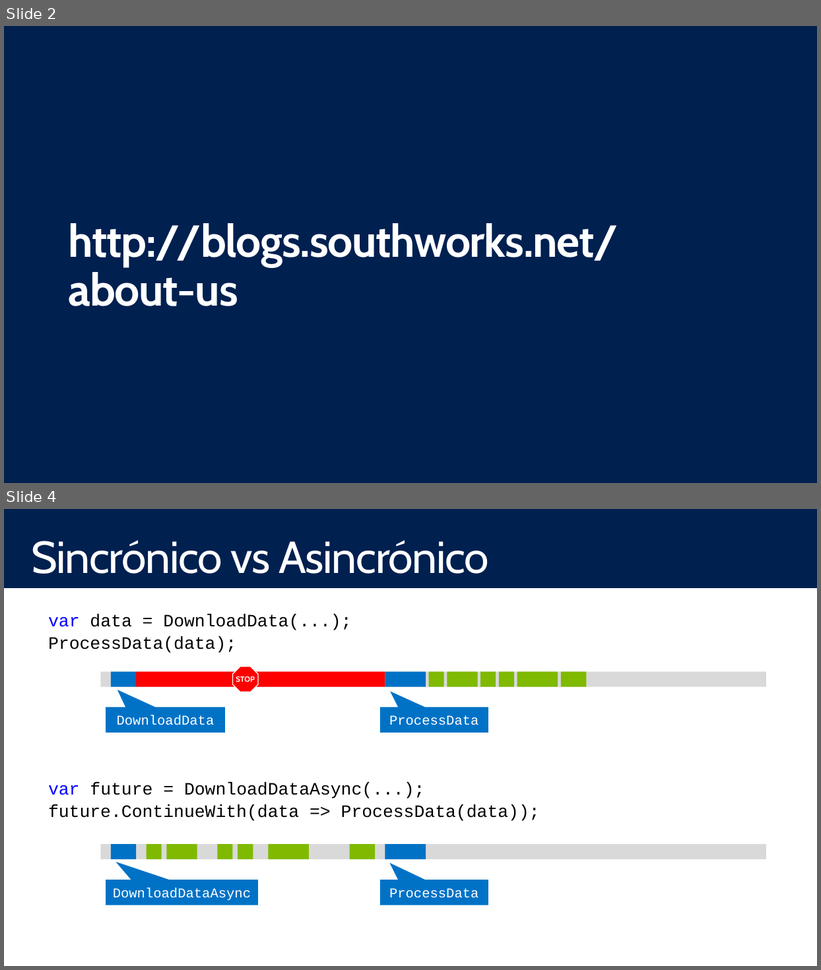
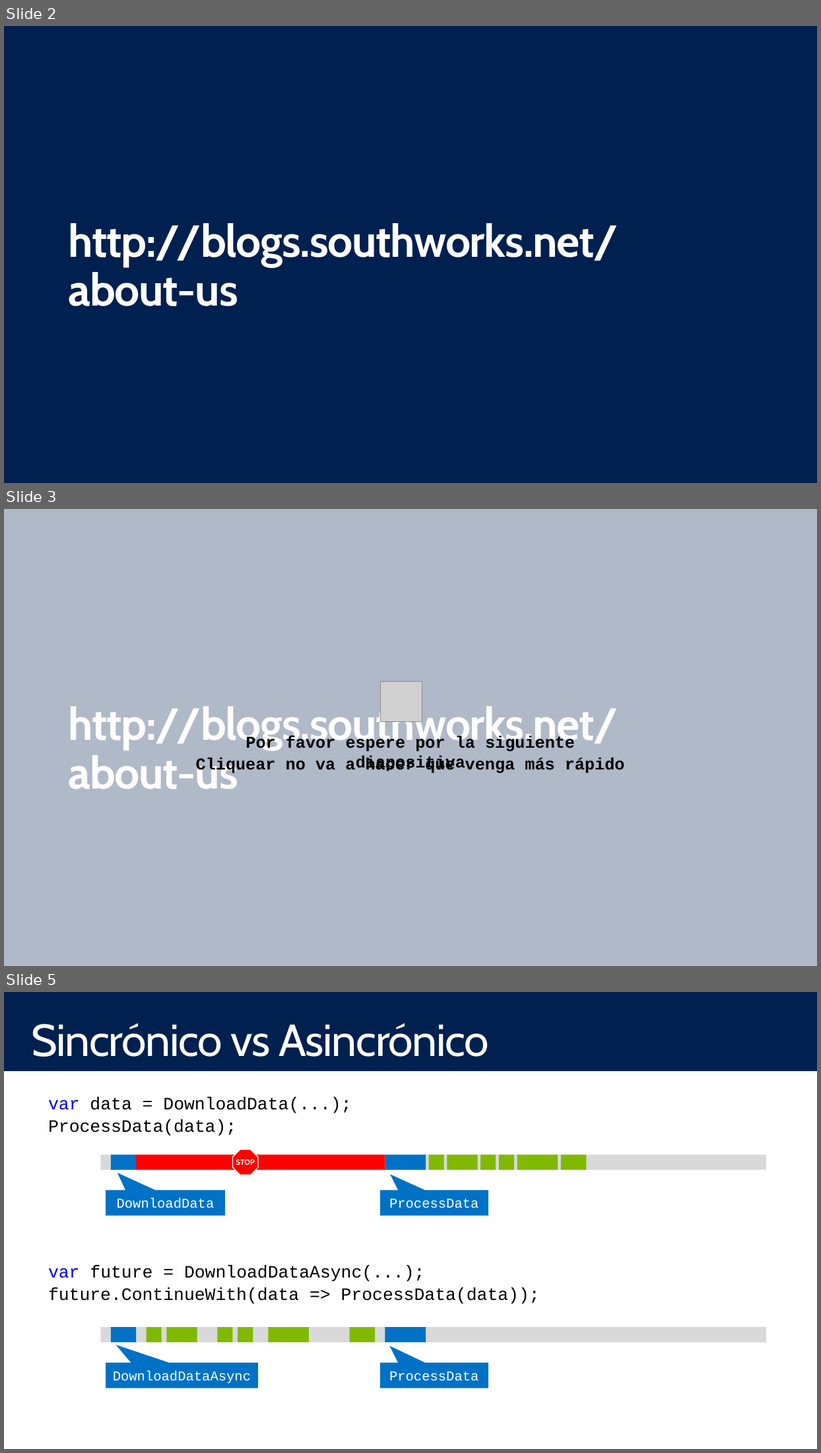
Before and after one commit to mconverti/Webcast-Facil-Async-para-Windows-Apps-Store-en-CSharp-y-VB, a slide deck: FacilAsyncWindowsAppsStoreCSharpVisualBasic.pptx. Shown one above the other, each under a label of ours: slides 2 and 4 before the commit, slides 2, 3 and 5 after it; the slides between them are not shown. The pictures are 821x970 and 821x1453 pixels, drawn with LibreOffice and Linux fonts; fonts in the diff are those of the drawing; grey boxes stand for pictures. Boxes give left, top, right and bottom in pixels: in the first picture for what was removed or moved away, otherwise in the second. Text is boxed around its words. In the diff, an @@ line names an element or a change of style, - is before the commit and + after.

```diff
--- a/FacilAsyncWindowsAppsStoreCSharpVisualBasic.pptx
+++ b/FacilAsyncWindowsAppsStoreCSharpVisualBasic.pptx
@@ slide 3 added at (4,509,817,966), background #002050 @@
@@ rectangle added at (4,509,817,966), fill #FFFFFF at 69% opacity @@
@@ picture added at (381,681,422,722) @@
@@ title added at (69,702,618,789), 54 pt, text #FFFFFF, bold @@
+http://blogs.southworks.net/about-us
@@ text added at (246,735,575,774), 20 pt, text #000000, bold @@
+Por favor espere por la siguiente diapositiva
@@ text added at (196,758,625,776), 20 pt, text #000000, bold @@
+Cliquear no va a hacer que venga más rápido
@@ what was slide 4 is now slide 5 @@
```
Also in this commit, not shown: 4 slides changed, 1 slide removed.
